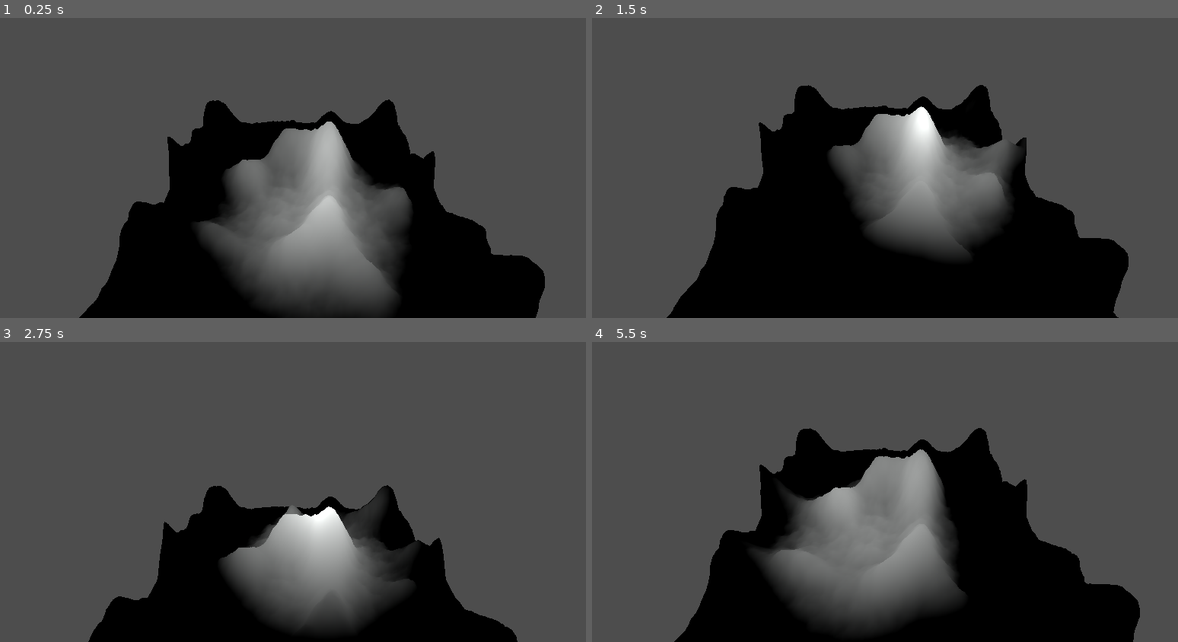
Above: before the commit, frames 1-4 (two rows, left to right).
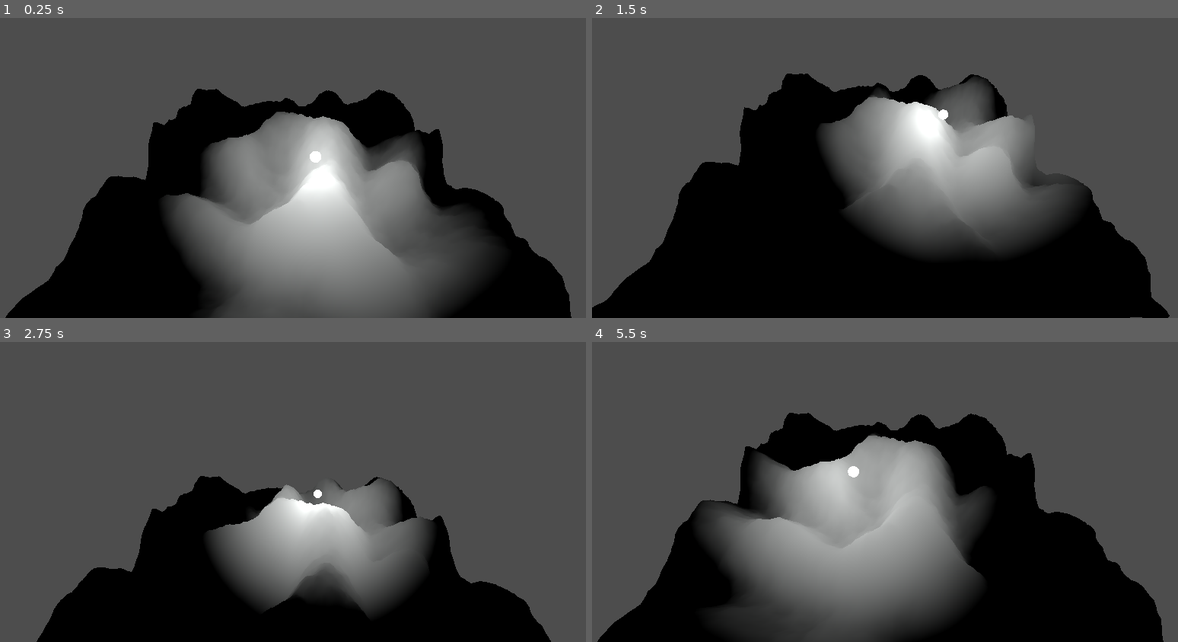
Above: after the commit, the same moments.

Repository: WickerBaskett/CS686-Homework1
Game: Godot game, scene res://scenes/mountain.tscn
The game is run twice, just before and just after one commit, with the same random seed, the same clock (stepped at 60 frames per second) and the same inputs.
Inputs (mouse positions are in pixels of both pictures, inside the frame that each line leads up to):
- Up to frame 1 (0.25 s): no input
- Up to frame 2 (1.5 s): move the mouse to (1031, 129) at 0.52 s; move the mouse to (773, 165) at 1.27 s
- Up to frame 3 (2.75 s): move the mouse to (363, 396) at 2.02 s
- Up to frame 4 (5.5 s): move the mouse to (867, 540) at 2.77 s; move the mouse to (1078, 522) at 3.52 s; move the mouse to (715, 420) at 4.27 s; move the mouse to (926, 471) at 5.02 s

The runs differ from the first frame. In frame 1, 37% of the frame differs, in the area x 0-98%, y 23-100%; in frame 2, 20%; in frame 3, 15%; in frame 4, 31%.

Commit message:
Updated 1st level of noise

Diff:
--- a/scenes/mountain.tscn
+++ b/scenes/mountain.tscn
@@ -11,28 +11,12 @@
 [sub_resource type="NoiseTexture2D" id="NoiseTexture2D_f5cr8"]
 noise = SubResource("FastNoiseLite_jxaet")
 
-[sub_resource type="FastNoiseLite" id="FastNoiseLite_vcih5"]
-frequency = 0.0068
-fractal_octaves = 1
-
-[sub_resource type="NoiseTexture2D" id="NoiseTexture2D_1087o"]
-as_normal_map = true
-noise = SubResource("FastNoiseLite_vcih5")
-
 [sub_resource type="FastNoiseLite" id="FastNoiseLite_fu0do"]
 noise_type = 3
 frequency = 0.0432
 
 [sub_resource type="NoiseTexture2D" id="NoiseTexture2D_oiy2s"]
 noise = SubResource("FastNoiseLite_fu0do")
-
-[sub_resource type="FastNoiseLite" id="FastNoiseLite_xbjlv"]
-noise_type = 3
-frequency = 0.0432
-
-[sub_resource type="NoiseTexture2D" id="NoiseTexture2D_3hldj"]
-as_normal_map = true
-noise = SubResource("FastNoiseLite_xbjlv")
 
 [sub_resource type="FastNoiseLite" id="FastNoiseLite_0le2x"]
 noise_type = 4
@@ -43,23 +27,12 @@
 [sub_resource type="NoiseTexture2D" id="NoiseTexture2D_qm0uf"]
 noise = SubResource("FastNoiseLite_0le2x")
 
-[sub_resource type="FastNoiseLite" id="FastNoiseLite_6vl5l"]
-noise_type = 4
-frequency = 0.019
-
-[sub_resource type="NoiseTexture2D" id="NoiseTexture2D_kerrn"]
-as_normal_map = true
-noise = SubResource("FastNoiseLite_6vl5l")
-
 [sub_resource type="ShaderMaterial" id="ShaderMaterial_4dtuo"]
 render_priority = 0
 shader = ExtResource("1_6kjtp")
 shader_parameter/noise1 = SubResource("NoiseTexture2D_f5cr8")
-shader_parameter/noise1Normal = SubResource("NoiseTexture2D_1087o")
 shader_parameter/noise2 = SubResource("NoiseTexture2D_oiy2s")
-shader_parameter/noise2Normal = SubResource("NoiseTexture2D_3hldj")
 shader_parameter/noise3 = SubResource("NoiseTexture2D_qm0uf")
-shader_parameter/noise3Normal = SubResource("NoiseTexture2D_kerrn")
 
 [sub_resource type="PlaneMesh" id="PlaneMesh_2tsj7"]
 material = SubResource("ShaderMaterial_4dtuo")
@@ -67,9 +40,21 @@
 subdivide_width = 128
 subdivide_depth = 128
 
+[sub_resource type="StandardMaterial3D" id="StandardMaterial3D_bwhmt"]
+albedo_color = Color(0.694188, 0.405267, 0.107884, 1)
+emission_enabled = true
+emission = Color(0.872419, 0.56432, 0.540048, 1)
+emission_energy_multiplier = 5.04
+
+[sub_resource type="SphereMesh" id="SphereMesh_ka58k"]
+material = SubResource("StandardMaterial3D_bwhmt")
+radius = 0.25
+height = 0.5
+
 [node name="Node3D" type="Node3D"]
 
 [node name="MeshInstance3D" type="MeshInstance3D" parent="."]
+transform = Transform3D(1, 0, 0, 0, 1, 0, 0, 0, 1, -0.330482, 0.24614, 0.159104)
 mesh = SubResource("PlaneMesh_2tsj7")
 
 [node name="OmniLight3D" type="OmniLight3D" parent="."]
@@ -79,6 +64,10 @@
 light_size = 23.705
 omni_range = 6.832
 script = ExtResource("2_cs0hd")
+radius = 2.5
+
+[node name="MeshInstance3D" type="MeshInstance3D" parent="OmniLight3D"]
+mesh = SubResource("SphereMesh_ka58k")
 
 [node name="Camera3D" type="Camera3D" parent="."]
 transform = Transform3D(1, 0, 0, 0, 0.810021, 0.586401, 0, -0.586401, 0.810021, 0.130093, 10.6283, 9.80425)
--- a/scripts/camera_controller.gd
+++ b/scripts/camera_controller.gd
@@ -8,10 +8,11 @@
 
 # Called every frame. 'delta' is the elapsed time since the previous frame.
 func _process(_delta: float) -> void:
-		pass
+		var mouse_velocity = Input.get_last_mouse_velocity().normalized()
+		#transform.basis.x += transform.basis.z * mouse_velocity.x / 50
 
-func _input(event):
+		#print(mouse_velocity)
+
+func _input(event: InputEvent) -> void:
 	if event is InputEventMouseMotion:
-		#transform.basis.x += transform.basis.z * (event.relative.x / 500)
-		transform.basis.y += transform.basis.z * (-event.relative.y /500)
-		transform.basis = transform.basis.orthonormalized()
+		transform.basis.y += transform.basis.z * -event.relative.y / 500
--- a/shaders/terrain.gdshader
+++ b/shaders/terrain.gdshader
@@ -1,11 +1,8 @@
 shader_type spatial;
 
 uniform sampler2D noise1;
-uniform sampler2D noise1Normal;
 uniform sampler2D noise2;
-uniform sampler2D noise2Normal;
 uniform sampler2D noise3;
-uniform sampler2D noise3Normal;
 
 // Offset of points used to calculate the Normal Vector
 const float pos_offset = 1.0;
@@ -14,7 +11,7 @@
 
 // Calculates the height of a given position based on 3 layers of fractal noise
 float get_height(vec2 pos) {
-	float layer1 = pow(texture(noise1, pos).r, 4.0) * (1.0 * 4.0);
+	float layer1 = texture(noise1, pos).r * (1.0 * 4.0);
 	float layer2 = texture(noise2, pos).r * (1.0 / 2.0);
 	float layer3 = texture(noise3, pos).r * (1.0 / 4.0);
 
Not shown: 1 places in scenes/mountain.tscn that only renumber resources
